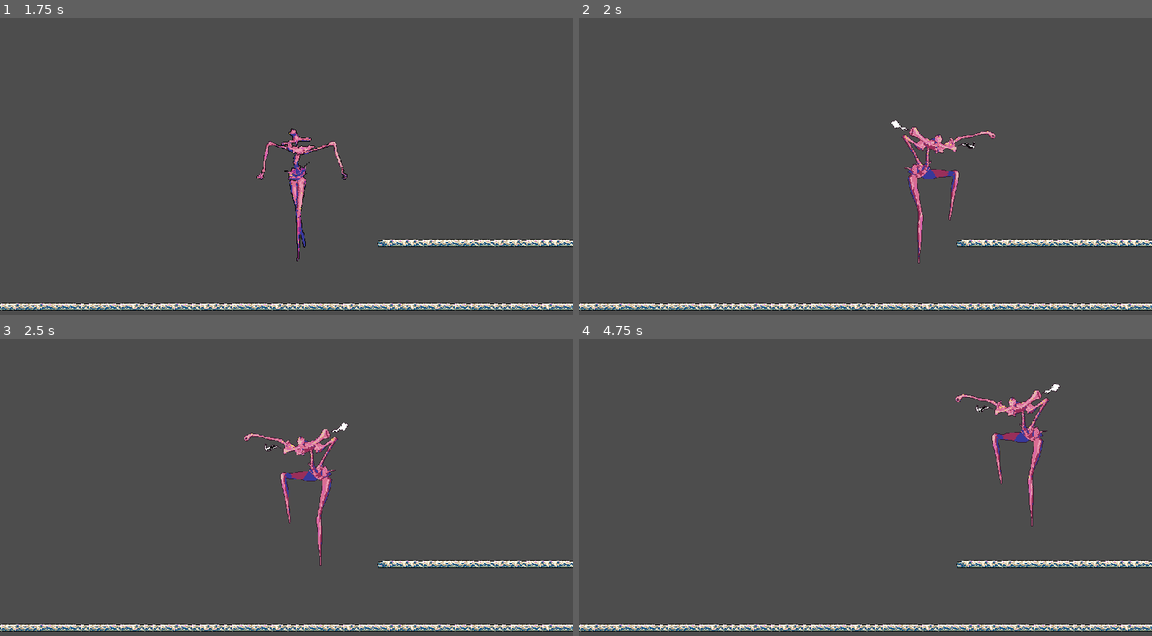
Above: before the commit, frames 1-4 (two rows, left to right).
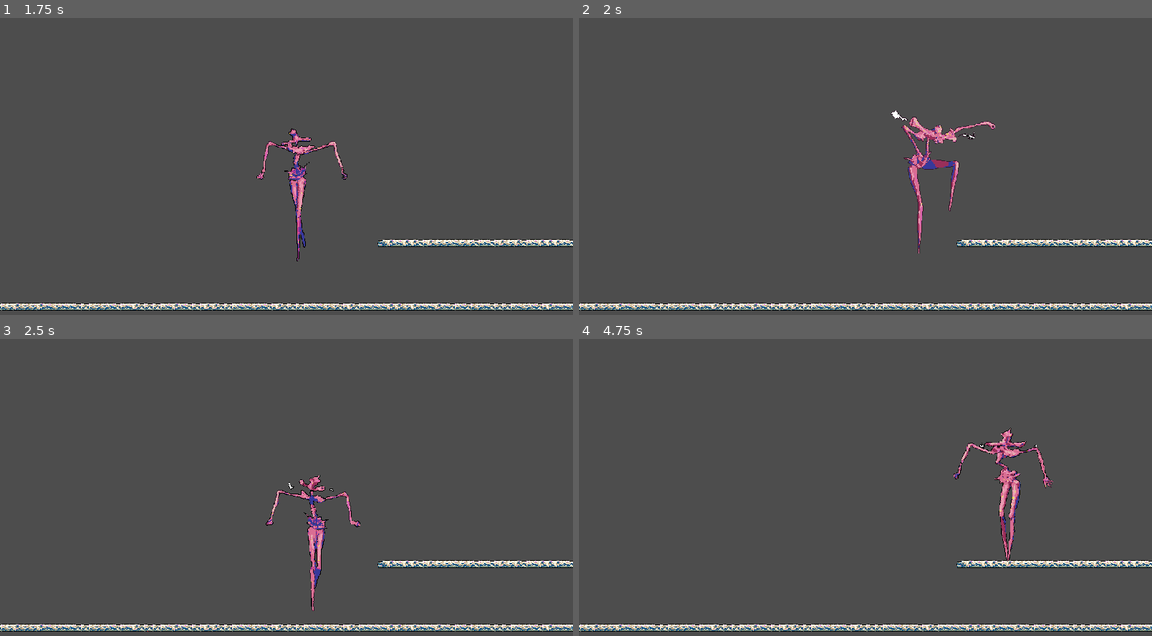
Above: after the commit, the same moments.

Repository: rt12t/bad-machine-
Game: Godot game, scene res://world.tscn
The game is run twice, just before and just after one commit, with the same random seed, the same clock (stepped at 60 frames per second) and the same inputs.
Inputs:
- Up to frame 1 (1.75 s): hold K (jump) 0.53-1.28 s; hold D (move_right) from 0.53 s (still down); tap K (jump) at 1.35, 1.52 s
- Up to frame 2 (2 s): keep holding D (move_right); tap K (jump) at 1.82 s
- Up to frame 3 (2.5 s): release D (move_right) at 2.03 s; hold A (move_left) from 2.03 s (still down); hold K (jump) from 2.03 s (still down)
- Up to frame 4 (4.75 s): release A (move_left) at 2.78 s; release K (jump) at 2.78 s; hold D (move_right) 2.78-4.28 s; tap K (jump) at 2.85, 3.02, 3.32, 4.35, 4.52 s; hold K (jump) 3.53-4.28 s; hold A (move_left) from 4.28 s (still down)

Frame 1 is identical in both runs. In frame 2, 1.9% of the frame differs, in the area x 54-73%, y 31-83%; in frame 3, 2.1%; in frame 4, 2.4%, in the area x 65-84%, y 14-75%.

Commit message:
Update player.gd

Diff:
--- a/724new/player.gd
+++ b/724new/player.gd
@@ -30,7 +30,7 @@
 	if event.is_action_released("jump"):
 		jump_request_timer.stop()
 		if velocity.y < JUMP_VELOCITY / 2:
-			velocity.y = JUMP_VELOCITY / 3
+			velocity.y = JUMP_VELOCITY / 2
 
 func tick_physics(state: State, delta: float) -> void:
 
